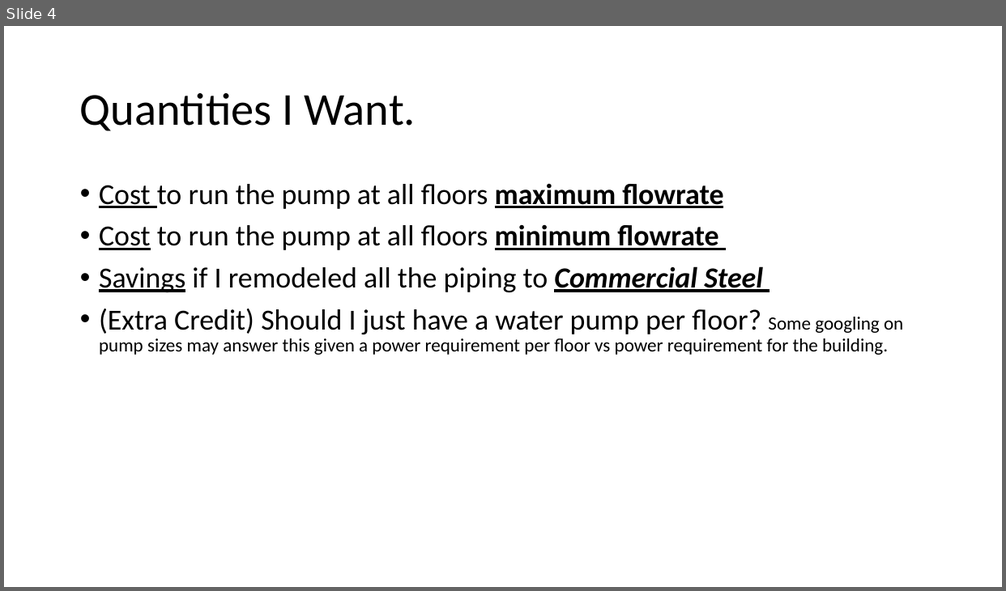
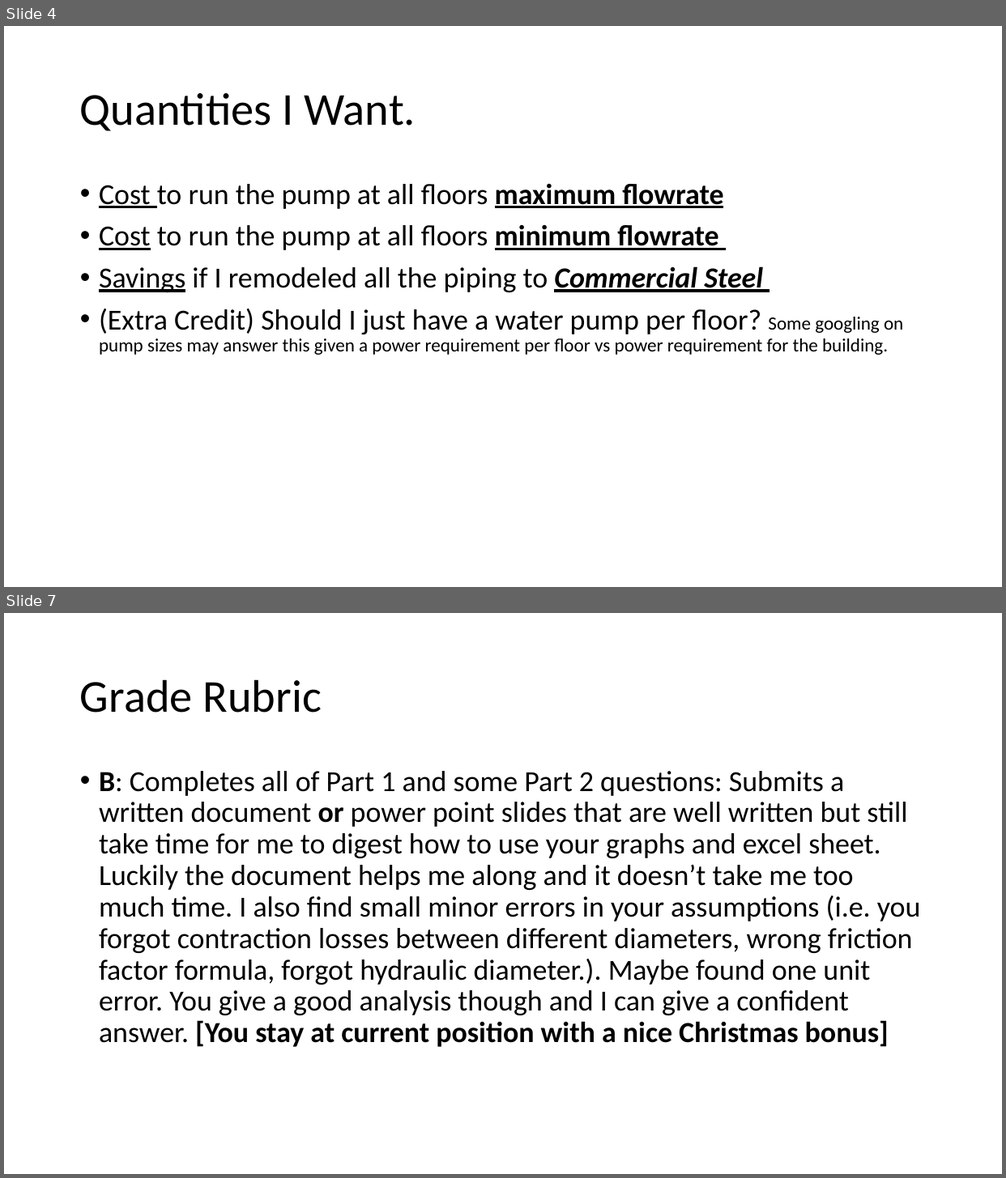
Before and after one commit to smohler/ME322-S20, a slide deck: projects/Project-1.pptx. Shown one above the other, each under a label of ours: slide 4 before the commit, slides 4 and 7 after it; the slides between them are not shown. The pictures are 1006x591 and 1006x1178 pixels, drawn with LibreOffice and Linux fonts; fonts in the diff are those of the drawing. Boxes give left, top, right and bottom in pixels: in the first picture for what was removed or moved away, otherwise in the second. Text is boxed around its words. In the diff, an @@ line names an element or a change of style, - is before the commit and + after.

Commit message:
updated project grade rubric/rules

```diff
--- a/projects/Project-1.pptx
+++ b/projects/Project-1.pptx
@@ slide 7 added at (4,613,1002,1174), background #FFFFFF @@
@@ title added at (80,679,322,713), 44 pt, text #000000 @@
+Grade Rubric
@@ text added at (99,771,921,1047), 28 pt, text #000000 @@
+• B: Completes all of Part 1 and some Part 2 questions: Submits a written document or power point slides that are well written but still take time for me to digest how to use your graphs and excel sheet. Luckily the document helps me along and it doesn’t take me too much time. I also find small minor errors in your assumptions (i.e. you forgot contraction losses between different diameters, wrong friction factor formula, forgot hydraulic diameter.). Maybe found one unit error. You give a good analysis though and I can give a confident answer. [You stay at current position with a nice Christmas bonus]
```
Also in this commit, not shown: 2 slides changed, 6 other slides added, 1 other file.
